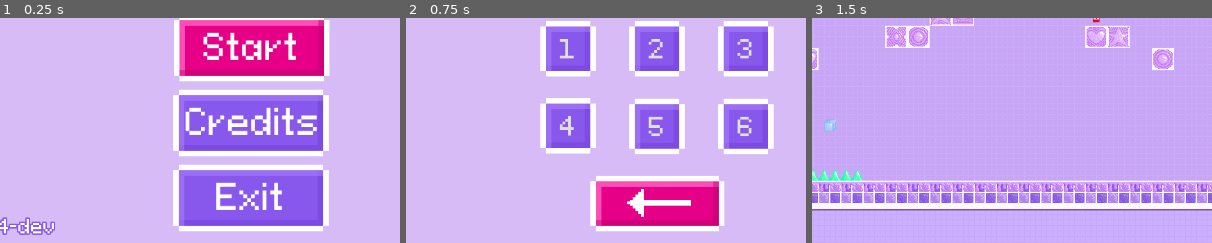
Above: before the commit, frames 1-3 (left to right).
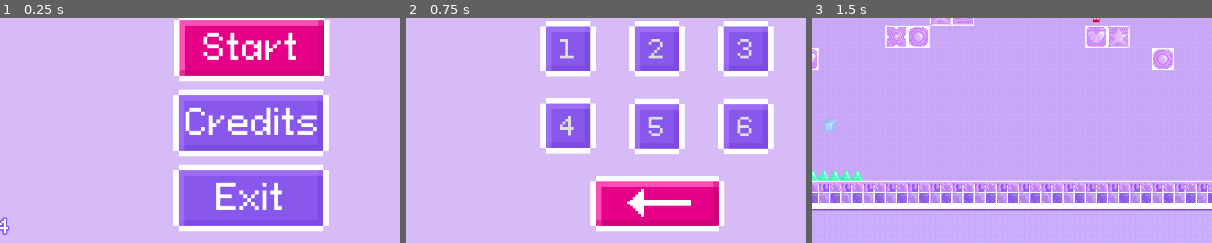
Above: after the commit, the same moments.

Repository: Chubercik/bubble
Game: Godot game, scene res://scenes/menu.tscn
Same seed, same stepped clock (60 frames per second), same inputs: the game is played once before the commit and once after it.
Inputs (mouse positions are % of the whole screen's width and height, from its top left):
- Up to frame 1 (0.25 s): no input
- Up to frame 2 (0.75 s): click (50, 50) at 0.5 s
- Up to frame 3 (1.5 s): click (50, 50) at 1.25 s
The pictures show only the part of the screen within x 19-69%, y 43-93%; the shares and areas given below are measured in that part.

The runs differ from the first frame. In frame 1, 0.5% of the frame differs, in the area x 2-14%, y 88-97%; in frame 2, nothing differs; in frame 3, nothing differs.

Commit message:
Release 0.4

Diff:
--- a/bubble/project.godot
+++ b/bubble/project.godot
@@ -11,7 +11,7 @@
 [application]
 
 config/name="Bubble Tea Spree!"
-config/version="0.4-dev"
+config/version="0.4"
 run/main_scene="res://scenes/menu.tscn"
 config/features=PackedStringArray("4.4", "Forward Plus")
 config/icon="res://icon.png"
